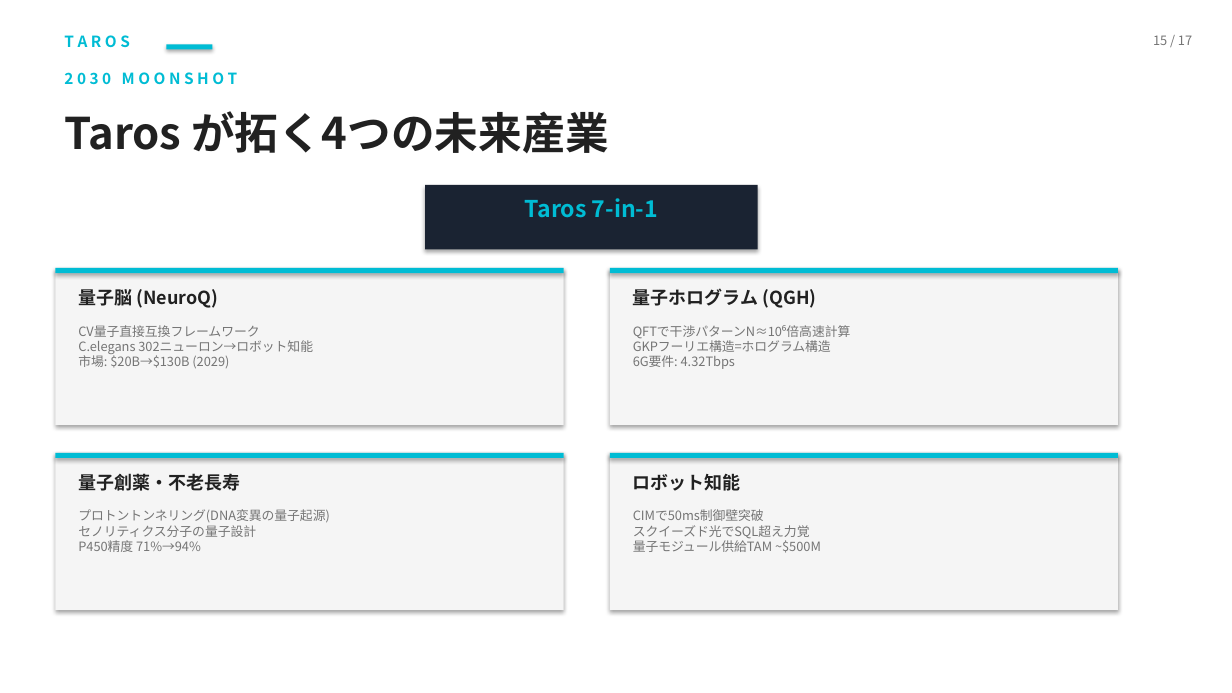
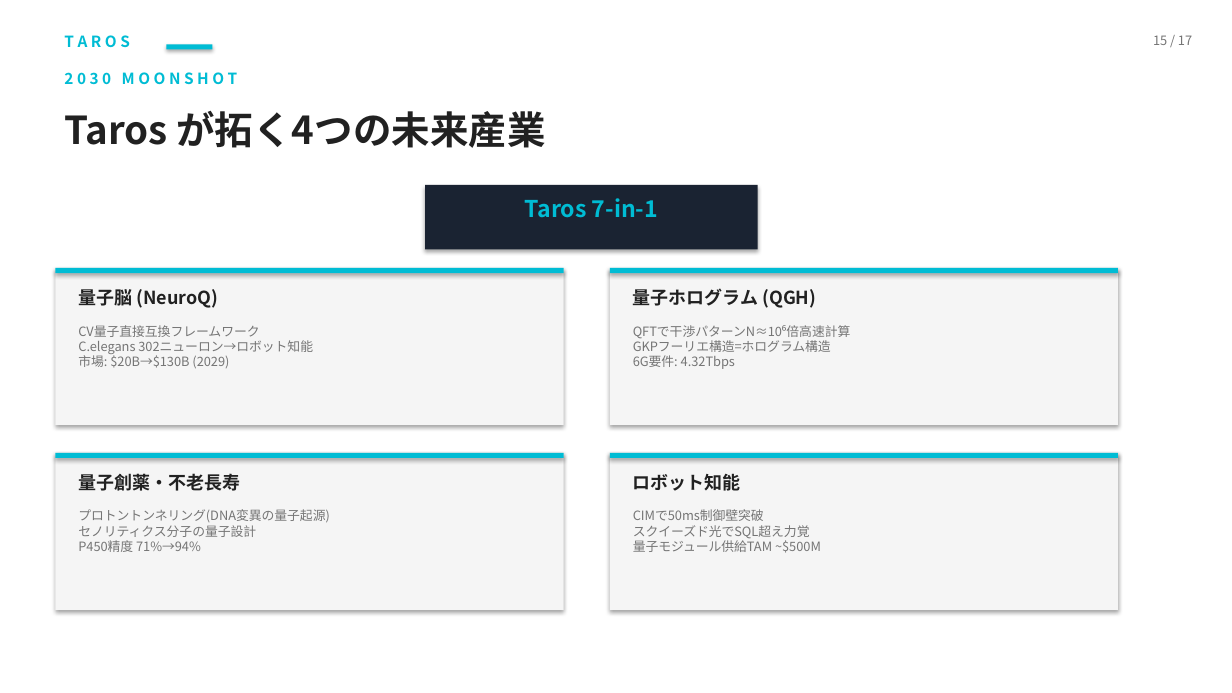
Before and after one commit to TomohiroTani28/Taros, a slide deck: slide 15 of assets/TAROS_Investor_Pitch_Revised.pptx. Drawn at 1232x693 pixels with LibreOffice and Linux fonts; fonts in the diff are those of the drawing. Boxes give left, top, right and bottom in pixels: in the first picture for what was removed or moved away, otherwise in the second. Text is boxed around its words. In the diff, an @@ line names an element or a change of style, - is before the commit and + after.

```diff
--- a/assets/TAROS_Investor_Pitch_Revised.pptx
+++ b/assets/TAROS_Investor_Pitch_Revised.pptx
@@ text "Taros が拓く4つの未来産業" at box(64, 111, 545, 148): size 34 to 30 pt @@
```
Also in this commit, not shown: 16 other slides changed, 2 other files.
